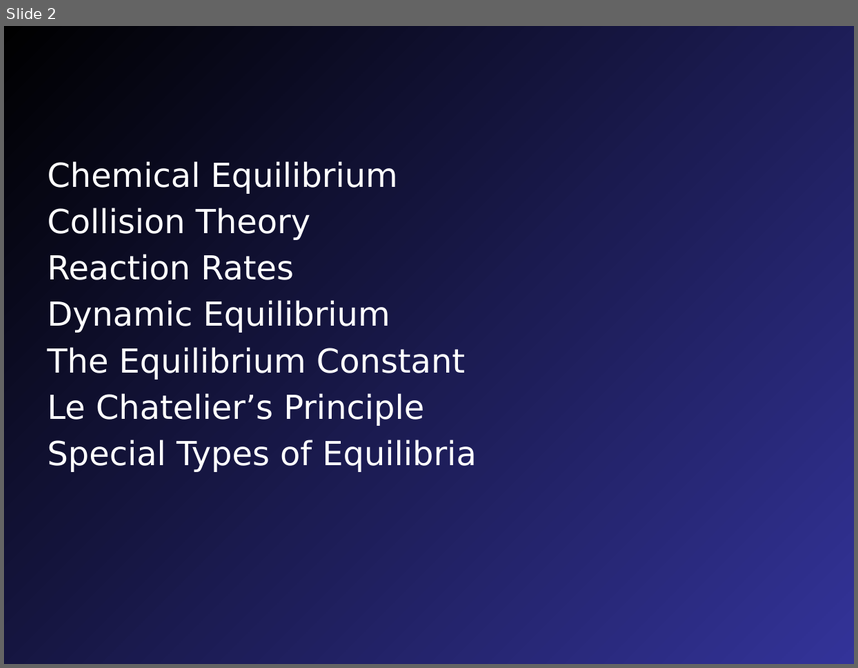
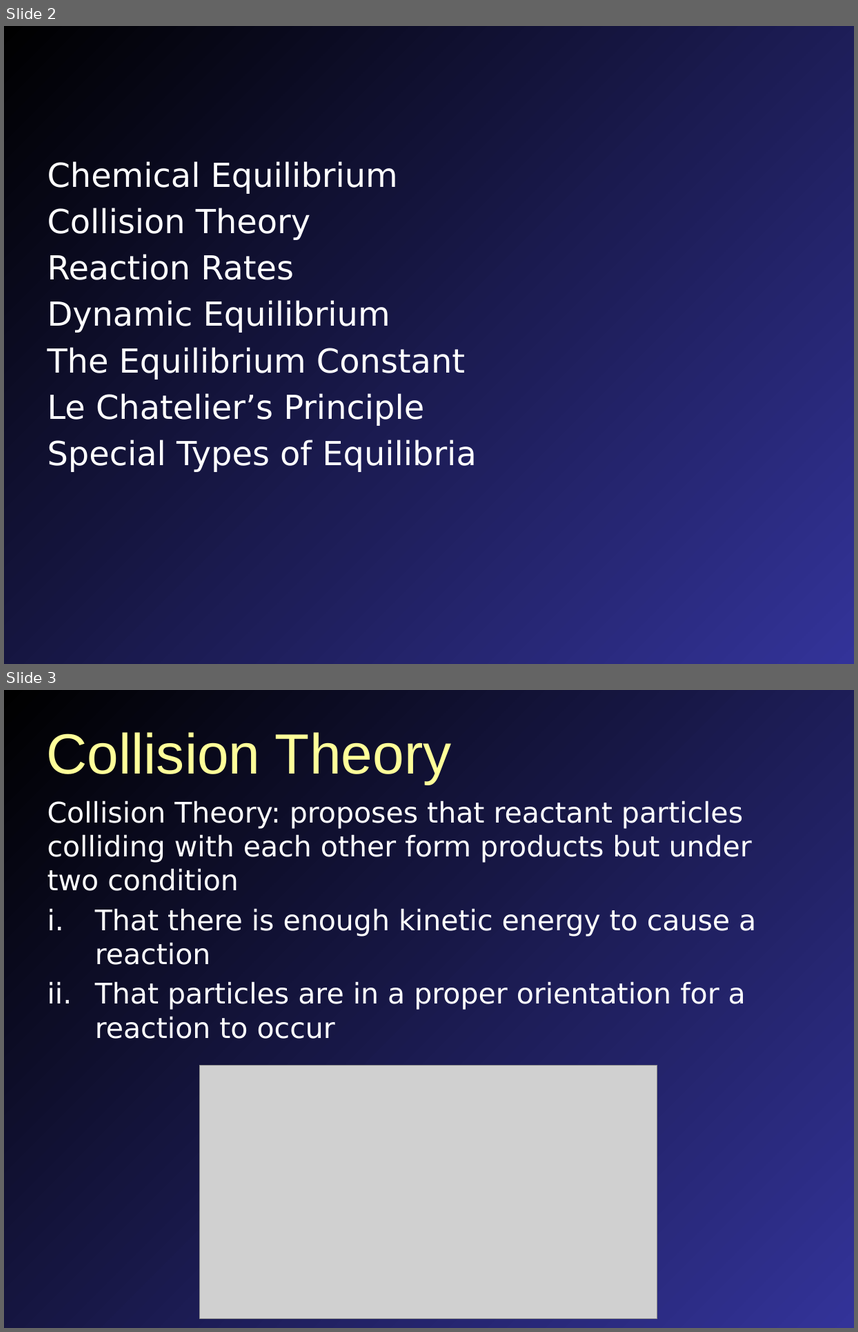
Before and after one commit to mavigozler/mavigozler.github.io, a slide deck: Teaching/Chemistry/Lecture Slides/FCC Chem 3A Chap 13 Content.pptx. Shown one above the other, each under a label of ours: slide 2 before the commit, slides 2 and 3 after it. The pictures are 858x668 and 858x1332 pixels, drawn with LibreOffice and Linux fonts; fonts in the diff are those of the drawing; grey boxes stand for pictures. Boxes give left, top, right and bottom in pixels: in the first picture for what was removed or moved away, otherwise in the second. Text is boxed around its words. In the diff, an @@ line names an element or a change of style, - is before the commit and + after.

```diff
--- a/Teaching/Chemistry/Lecture Slides/FCC Chem 3A Chap 13 Content.pptx
+++ b/Teaching/Chemistry/Lecture Slides/FCC Chem 3A Chap 13 Content.pptx
@@ slide 3 added at <box>4,690,854,1328</box>, background gradient #000000 to #333399 @@
@@ title added at <box>46,732,451,784</box>, 48 pt, text #FFFF99 @@
+Collision Theory
@@ text added at <box>47,800,756,1038</box>, 24 pt, text #FFFFFF @@
+Collision Theory: proposes that reactant particles colliding with each other form products but under two condition
+i. That there is enough kinetic energy to cause a reaction
+ii. That particles are in a proper orientation for a reaction to occur
@@ picture added at <box>199,1065,657,1318</box> @@
```
Also in this commit, not shown: 5 slides changed, 12 other slides added, 1 slide removed, 6 other files.
